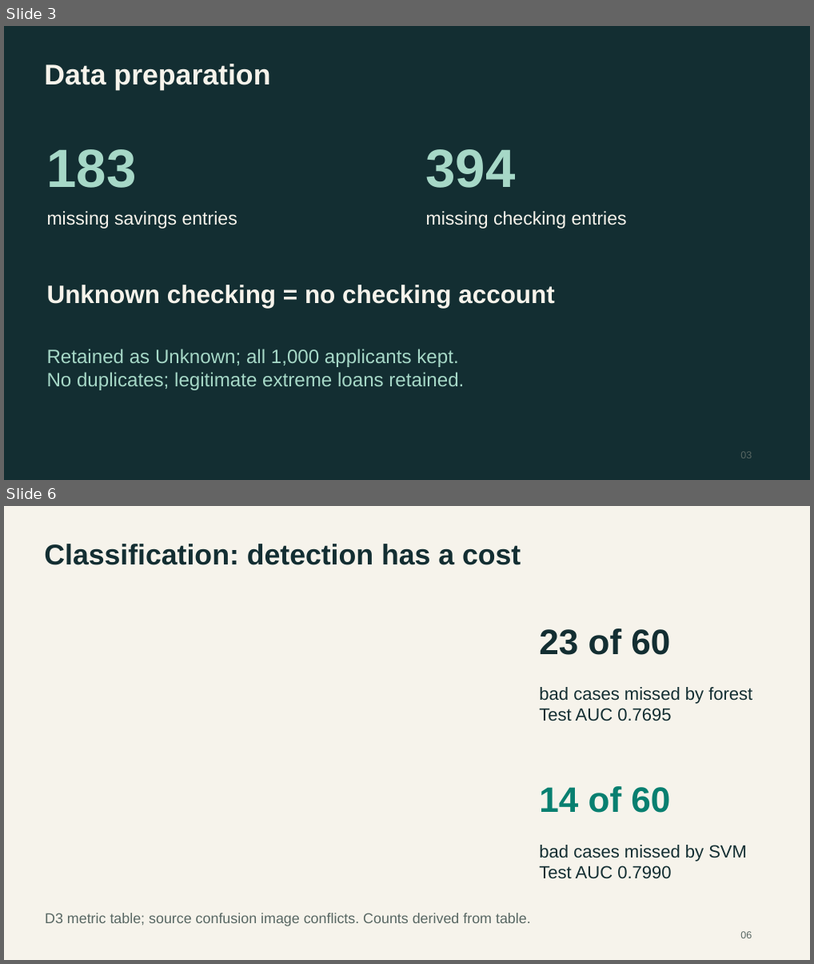
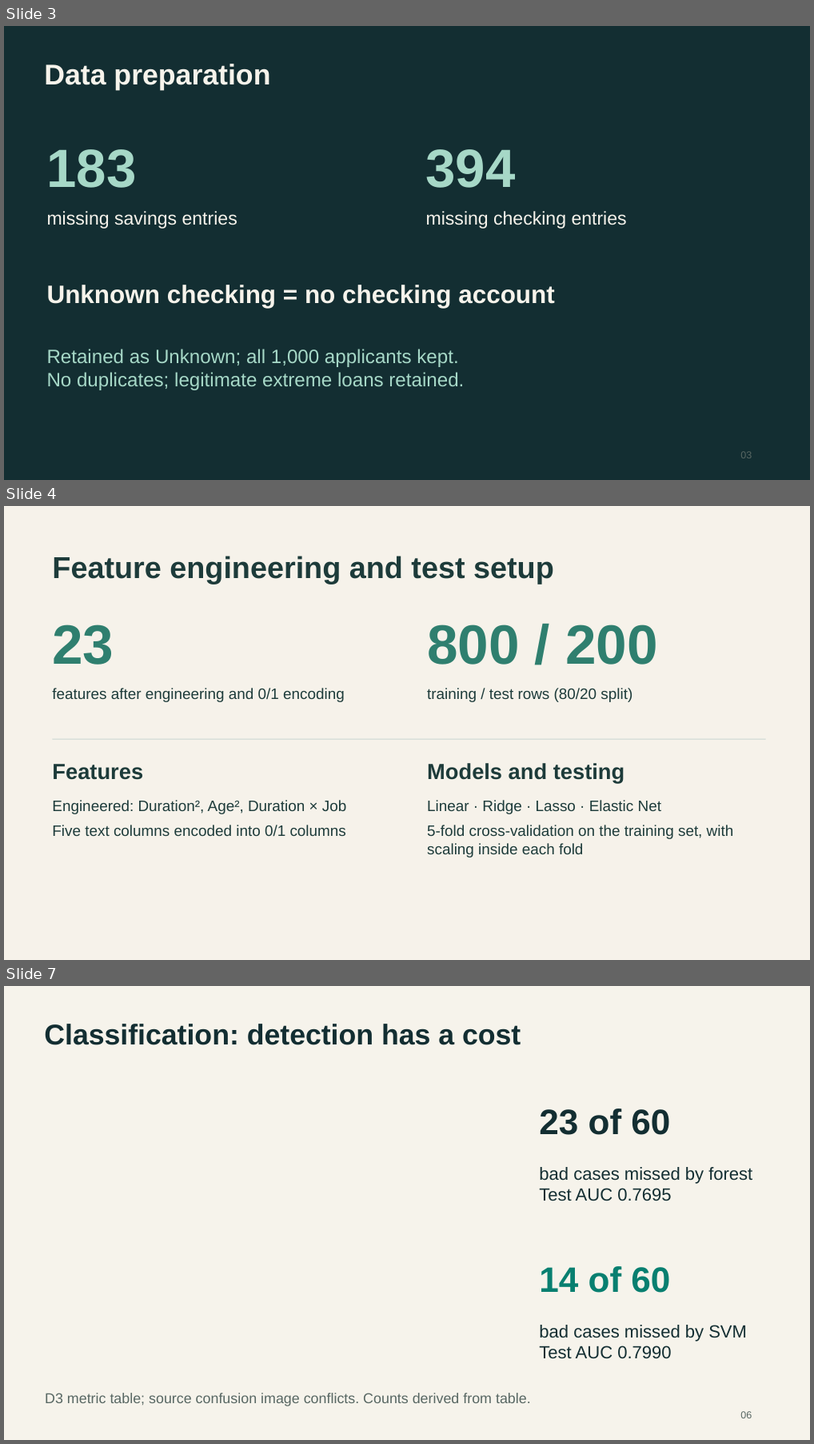
Before and after one commit to lebm646/MSCS_634_Deliverable_4, a slide deck: MSCS_634_Presentation.pptx. Shown one above the other, each under a label of ours: slides 3 and 6 before the commit, slides 3, 4 and 7 after it; the slides between them are not shown. The pictures are 814x964 and 814x1444 pixels, drawn with LibreOffice and Linux fonts; fonts in the diff are those of the drawing. Boxes give left, top, right and bottom in pixels: in the first picture for what was removed or moved away, otherwise in the second. Text is boxed around its words. In the diff, an @@ line names an element or a change of style, - is before the commit and + after.

```diff
--- a/MSCS_634_Presentation.pptx
+++ b/MSCS_634_Presentation.pptx
@@ slide 4 added at [4, 506, 810, 960], background #F6F2EA @@
@@ text added at [52, 556, 554, 584], 36 pt, text #1D3B3A, bold @@
+Feature engineering and test setup
@@ text added at [52, 624, 114, 664], 66 pt, text #2F7F6F, bold @@
+23
@@ text added at [427, 624, 658, 664], 66 pt, text #2F7F6F, bold @@
+800 / 200
@@ text added at [52, 688, 345, 702], 18 pt, text #1D3B3A @@
+features after engineering and 0/1 encoding
@@ text added at [427, 688, 633, 702], 18 pt, text #1D3B3A @@
+training / test rows (80/20 split)
@@ line added from (52, 739) to (766, 739), #C9D6D1 1 pt @@
@@ text added at [52, 764, 143, 780], 26 pt, text #1D3B3A, bold @@
+Features
@@ text added at [427, 763, 625, 782], 26 pt, text #1D3B3A, bold @@
+Models and testing
@@ text added at [52, 800, 346, 836], 18 pt, text #1D3B3A @@
+Engineered: Duration², Age², Duration × Job
+Five text columns encoded into 0/1 columns
@@ text added at [427, 800, 734, 857], 18 pt, text #1D3B3A @@
+Linear · Ridge · Lasso · Elastic Net
+5-fold cross-validation on the training set, with scaling inside each fold
@@ what was slide 6 is now slide 7 @@
```
Also in this commit, not shown: 2 other slides added, 2 slides removed.
